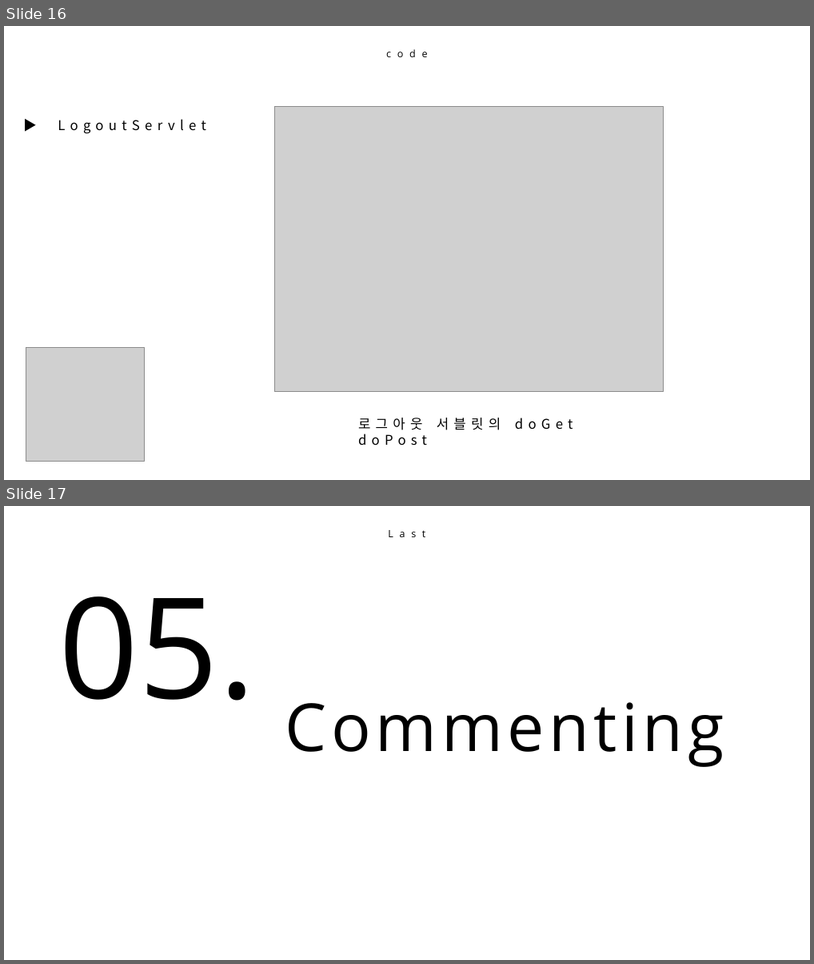
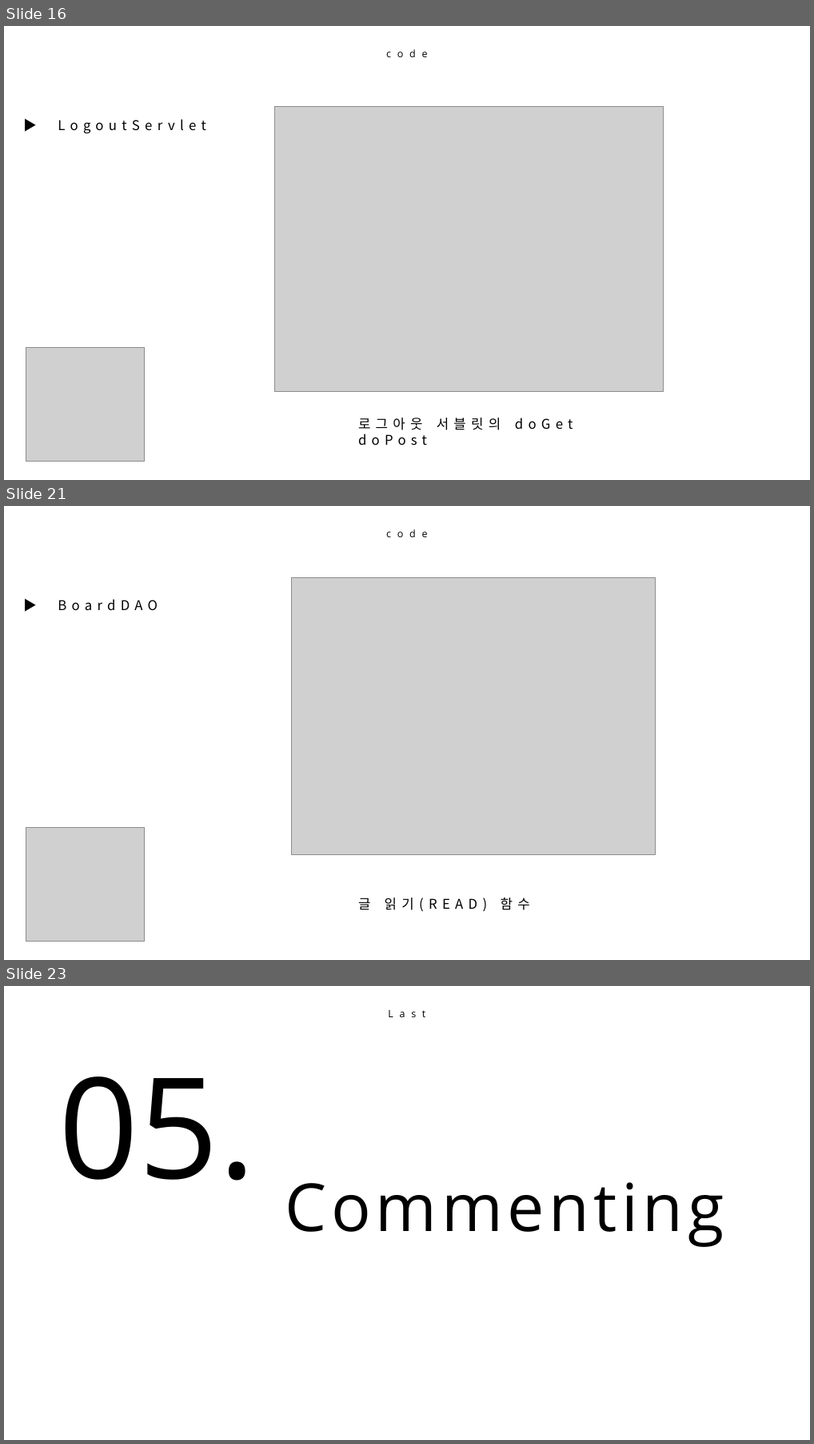
Before and after one commit to NurisPocket/Bulletin-board-system-project, a slide deck: 게시판 만들기 ppt.pptx. Shown one above the other, each under a label of ours: slides 16 and 17 before the commit, slides 16, 21 and 23 after it; the slides between them are not shown. The pictures are 814x964 and 814x1444 pixels, drawn with LibreOffice and Linux fonts; fonts in the diff are those of the drawing; grey boxes stand for pictures. Boxes give left, top, right and bottom in pixels: in the first picture for what was removed or moved away, otherwise in the second. Text is boxed around its words. In the diff, an @@ line names an element or a change of style, - is before the commit and + after.

```diff
--- a/게시판 만들기 ppt.pptx
+++ b/게시판 만들기 ppt.pptx
@@ slide 21 added at box(4, 506, 810, 960), background #FFFFFF @@
@@ text added at box(66, 524, 749, 543), 12 pt, text #000000 @@
+code
@@ picture added at box(291, 577, 655, 854) @@
@@ text added at box(58, 599, 158, 611), 16 pt, text #000000 @@
+▶ BoardDAO
@@ picture added at box(26, 828, 144, 941) @@
@@ text added at box(358, 897, 530, 911), 16 pt, text #000000 @@
+글 읽기(READ) 함수
@@ what was slide 17 is now slide 23 @@
```
Also in this commit, not shown: 5 other slides added.
